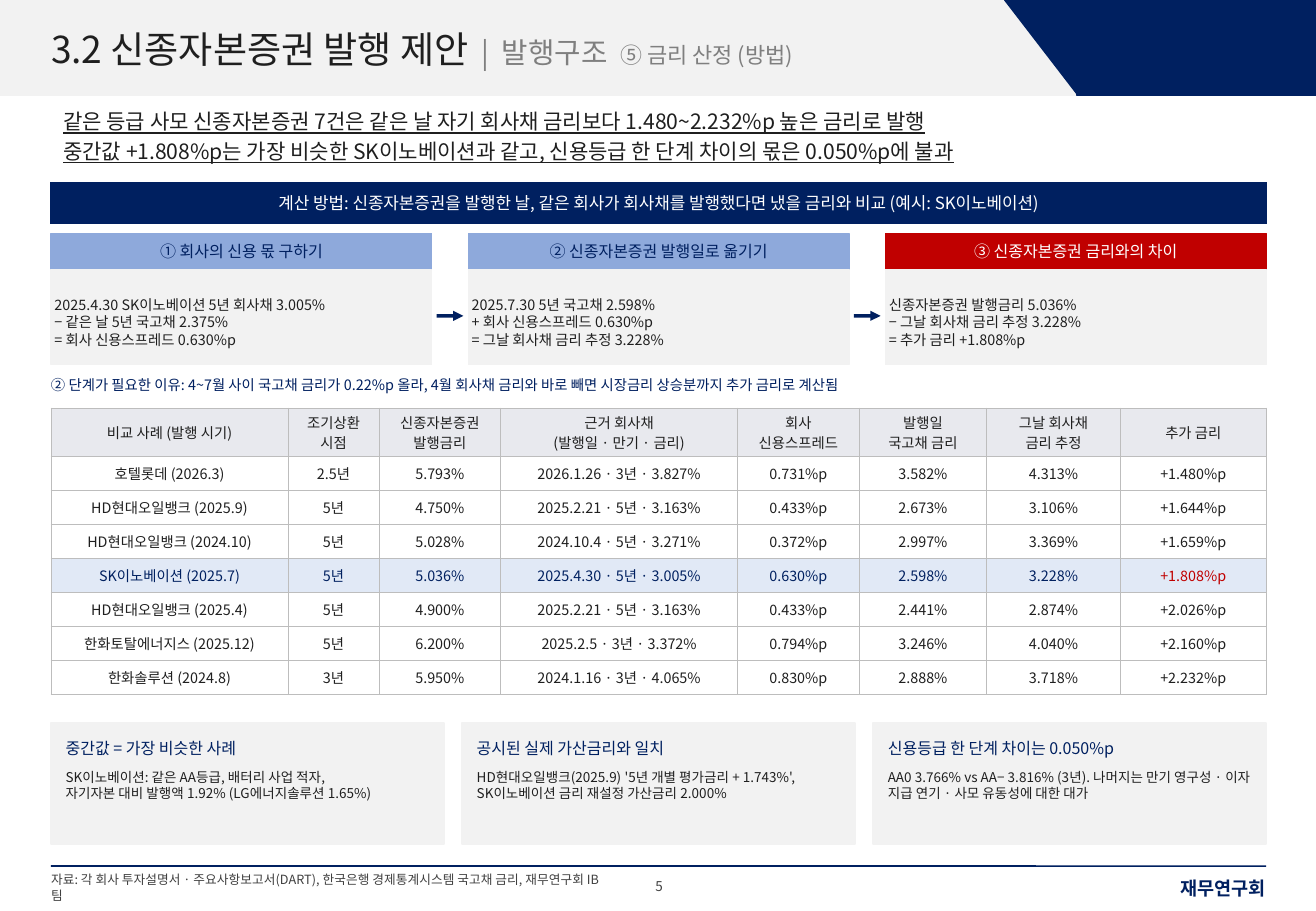
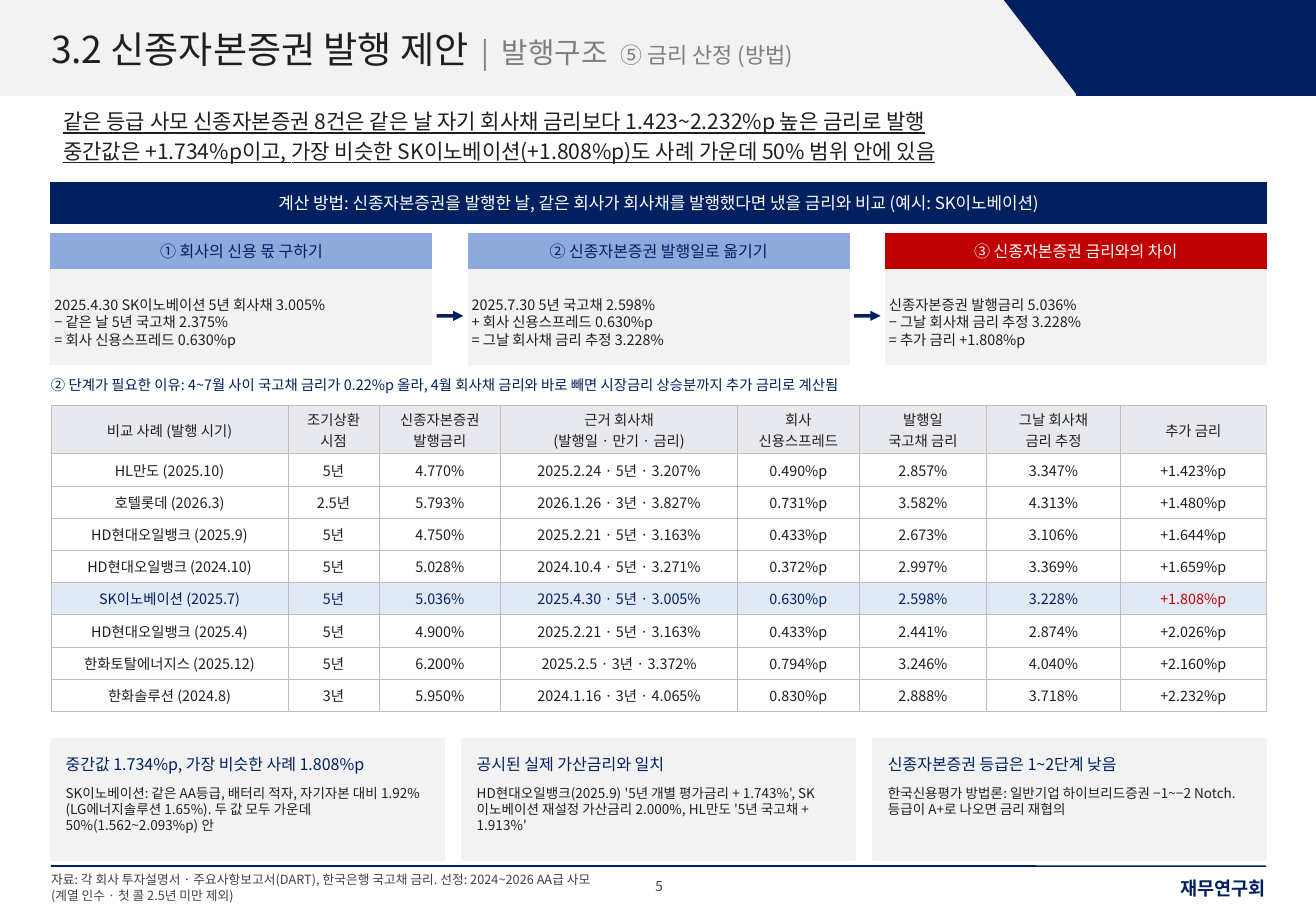
Before and after one commit to shy065542-rgb/SSHHYY, a slide deck: slide 5 of LGES_신종_발행구조_재무연구회양식.pptx. Drawn at 1316x911 pixels with LibreOffice and Linux fonts; fonts in the diff are those of the drawing. Boxes give left, top, right and bottom in pixels: in the first picture for what was removed or moved away, otherwise in the second. Text is boxed around its words. In the diff, an @@ line names an element or a change of style, - is before the commit and + after.

```diff
--- a/LGES_신종_발행구조_재무연구회양식.pptx
+++ b/LGES_신종_발행구조_재무연구회양식.pptx
@@ text at <box>63,111,936,164</box>: text changed @@
-같은 등급 사모 신종자본증권 7건은 같은 날 자기 회사채 금리보다 1.480~2.232%p 높은 금리로 발행
-중간값 +1.808%p는 가장 비슷한 SK이노베이션과 같고, 신용등급 한 단계 차이의 몫은 0.050%p에 불과
+같은 등급 사모 신종자본증권 8건은 같은 날 자기 회사채 금리보다 1.423~2.232%p 높은 금리로 발행
+중간값은 +1.734%p이고, 가장 비슷한 SK이노베이션(+1.808%p)도 사례 가운데 50% 범위 안에 있음
@@ table at <box>51,406,1266,709</box> @@
+row 2: HL만도 (2025.10) | 5년 | 4.770% | 2025.2.24 · 5년 · 3.207% | 0.490%p | 2.857% | 3.347% | +1.423%p
@@ 3 rectangles, 1 text: place and size @@
-3 rectangles, 1 text at <box>51,723,1266,845</box>
+3 rectangles, 1 text at <box>51,739,1266,860</box>
@@ text at <box>66,756,365,774</box>: text changed @@
-중간값 = 가장 비슷한 사례
+중간값 1.734%p, 가장 비슷한 사례 1.808%p
@@ text at <box>888,756,1116,772</box>: text changed @@
-신용등급 한 단계 차이는 0.050%p
+신종자본증권 등급은 1~2단계 낮음
@@ text at <box>66,787,420,833</box>: text changed @@
-SK이노베이션: 같은 AA등급, 배터리 사업 적자,
-자기자본 대비 발행액 1.92% (LG에너지솔루션 1.65%)
+SK이노베이션: 같은 AA등급, 배터리 적자, 자기자본 대비 1.92%(LG에너지솔루션 1.65%). 두 값 모두 가운데 50%(1.562~2.093%p) 안
@@ text at <box>477,787,798,830</box>: text changed @@
-HD현대오일뱅크(2025.9) '5년 개별 평가금리 + 1.743%',
-SK이노베이션 금리 재설정 가산금리 2.000%
+HD현대오일뱅크(2025.9) '5년 개별 평가금리 + 1.743%', SK이노베이션 재설정 가산금리 2.000%, HL만도 '5년 국고채 + 1.913%'
@@ text at <box>888,787,1236,815</box>: text changed @@
-AA0 3.766% vs AA− 3.816% (3년). 나머지는 만기 영구성 · 이자 지급 연기 · 사모 유동성에 대한 대가
+한국신용평가 방법론: 일반기업 하이브리드증권 −1~−2 Notch. 등급이 A+로 나오면 금리 재협의
@@ text at <box>51,873,590,903</box>: text changed @@
-자료: 각 회사 투자설명서 · 주요사항보고서(DART), 한국은행 경제통계시스템 국고채 금리, 재무연구회 IB팀
+자료: 각 회사 투자설명서 · 주요사항보고서(DART), 한국은행 국고채 금리. 선정: 2024~2026 AA급 사모(계열 인수 · 첫 콜 2.5년 미만 제외)
```
Also in this commit, not shown: 6 other slides changed.
